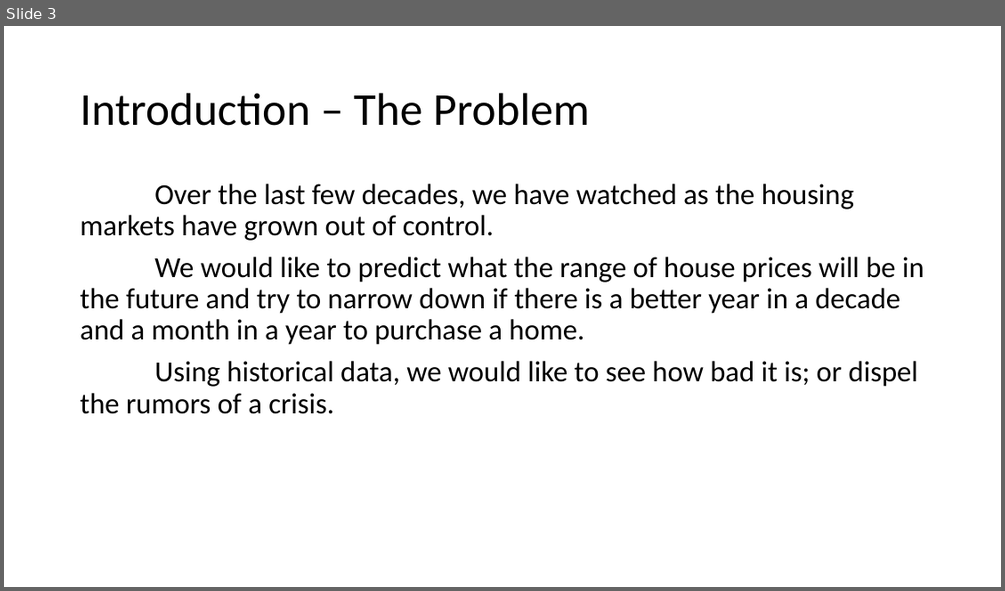
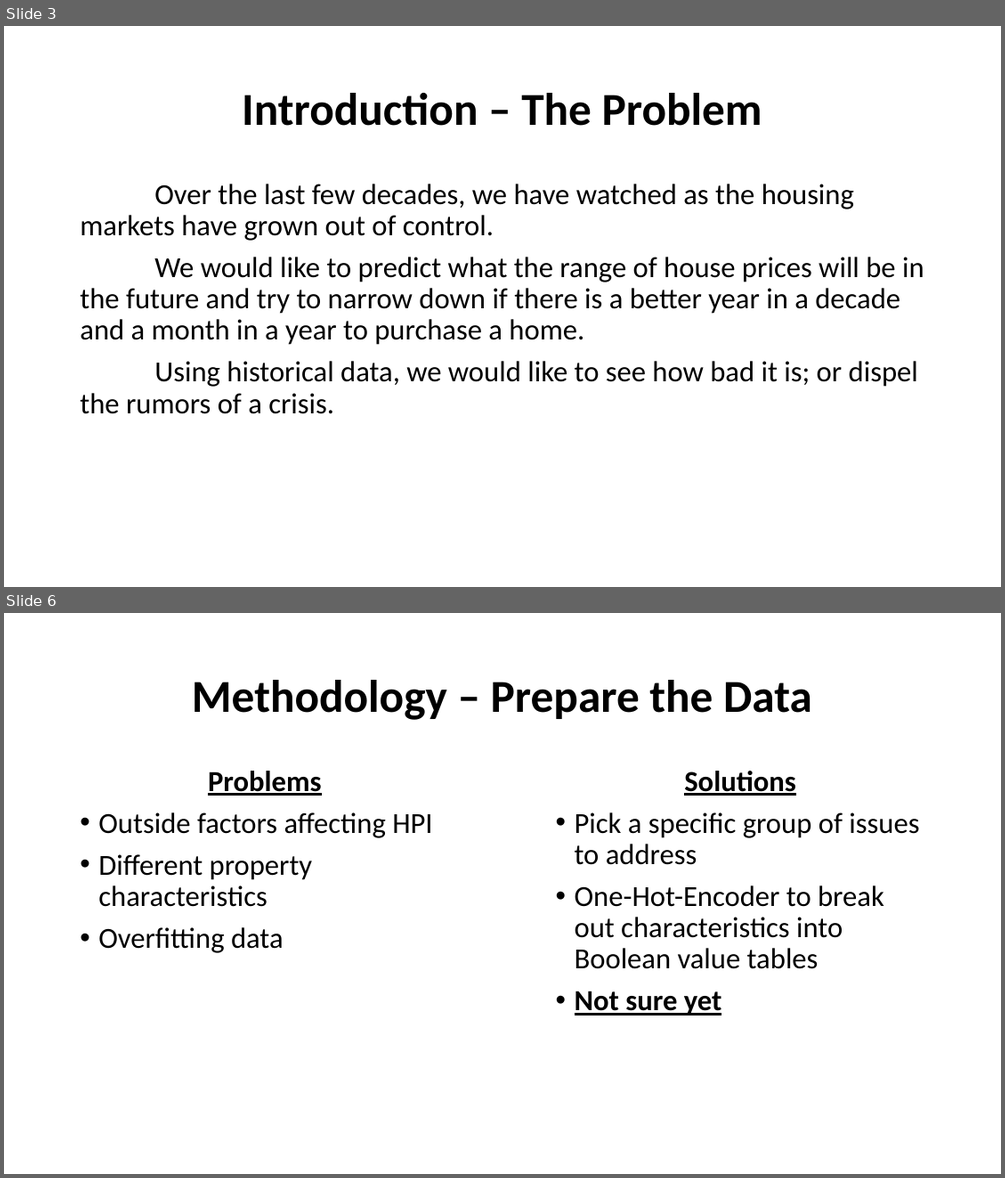
Before and after one commit to PMcTwist/Machine_Learn_Project, a slide deck: Presentation/Presentation_1.pptx. Shown one above the other, each under a label of ours: slide 3 before the commit, slides 3 and 6 after it; the slides between them are not shown. The pictures are 1005x591 and 1005x1178 pixels, drawn with LibreOffice and Linux fonts; fonts in the diff are those of the drawing. Boxes give left, top, right and bottom in pixels: in the first picture for what was removed or moved away, otherwise in the second. Text is boxed around its words. In the diff, an @@ line names an element or a change of style, - is before the commit and + after.

Commit message:
-Filled out most of the slides -Put at least place holders into outline -Found hilarious robot pictures <3
P@

```diff
--- a/Presentation/Presentation_1.pptx
+++ b/Presentation/Presentation_1.pptx
@@ slide 6 added at [4,613,1001,1174], background #FFFFFF @@
@@ title added at [192,680,812,720], 44 pt, text #000000, bold @@
+Methodology – Prepare the Data
@@ text added at [98,771,432,953], 28 pt, text #000000 @@
+Problems
+• Outside factors affecting HPI
+• Different property characteristics
+• Overfitting data
@@ text added at [574,771,919,1015], 28 pt, text #000000 @@
+Solutions
+• Pick a specific group of issues to address
+• One-Hot-Encoder to break out characteristics into Boolean value tables
+• Not sure yet
@@ slide 3 changed as well @@
@@ title "Introduction – The Problem" at [242,93,762,126]: bold on; alignment left to centre @@
```
Also in this commit, not shown: 2 other slides changed, 6 other slides added, 1 slide removed.
